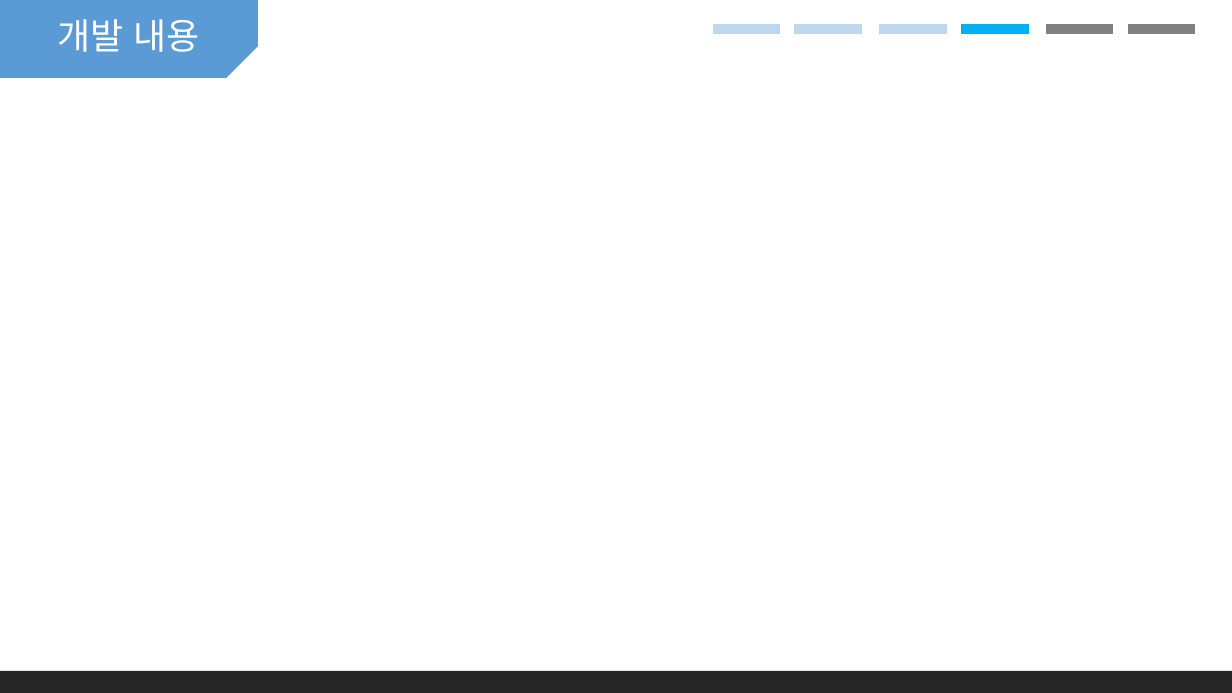
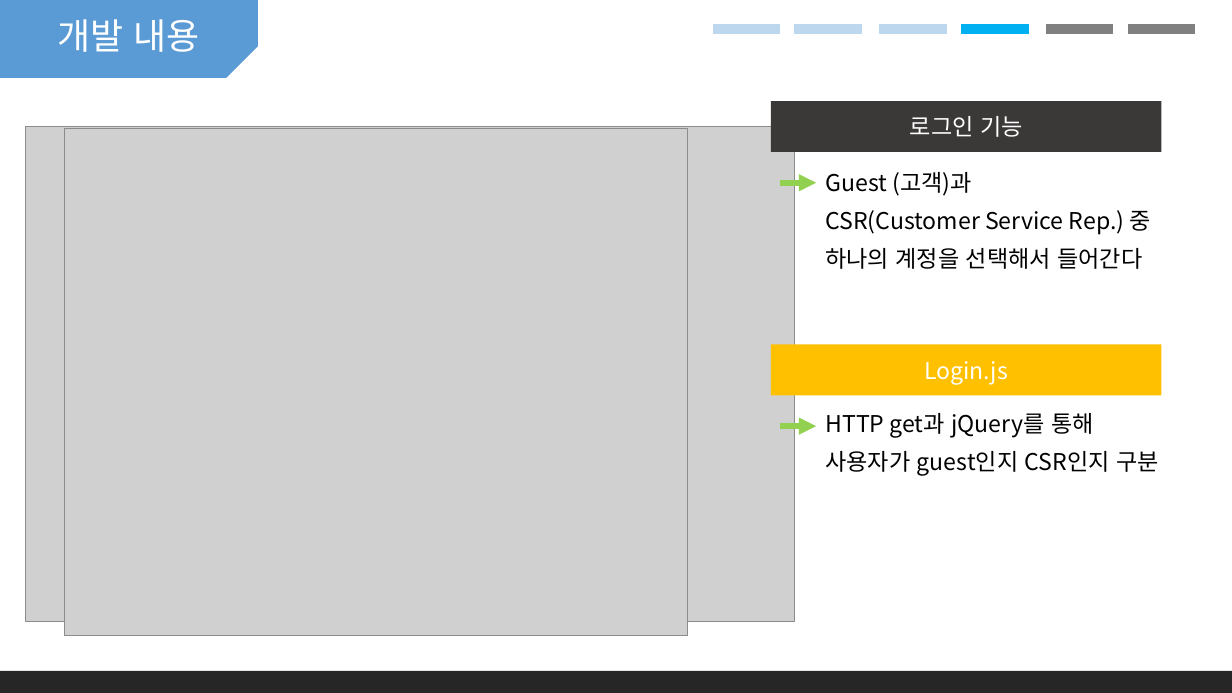
Before and after one commit to Aromdami/HybridAICharacter, a slide deck: slide 28 of 발표자료.pptx. Drawn at 1232x693 pixels with LibreOffice and Linux fonts; fonts in the diff are those of the drawing; grey boxes stand for pictures. Boxes give left, top, right and bottom in pixels: in the first picture for what was removed or moved away, otherwise in the second. Text is boxed around its words. In the diff, an @@ line names an element or a change of style, - is before the commit and + after.

```diff
--- a/발표자료.pptx
+++ b/발표자료.pptx
@@ rectangle added at <box>771,101,1162,152</box>, fill #3B3838, 18 pt, text #FFFFFF @@
+로그인 기능
@@ picture added at <box>26,127,795,622</box> @@
@@ text added at <box>825,172,1151,269</box>, 18 pt, text #000000 @@
+Guest (고객)과
+CSR(Customer Service Rep.) 중
+하나의 계정을 선택해서 들어간다
@@ arrow added from (780, 183) to (816, 183), #92D050 4.5 pt @@
@@ group added at <box>64,129,1162,637</box>: 1 picture, 1 rectangle, 1 arrow, 1 text @@
+Login.js
+HTTP get과 jQuery를 통해
+사용자가 guest인지 CSR인지 구분
```
Also in this commit, not shown: 10 slides added, 4 other files.
